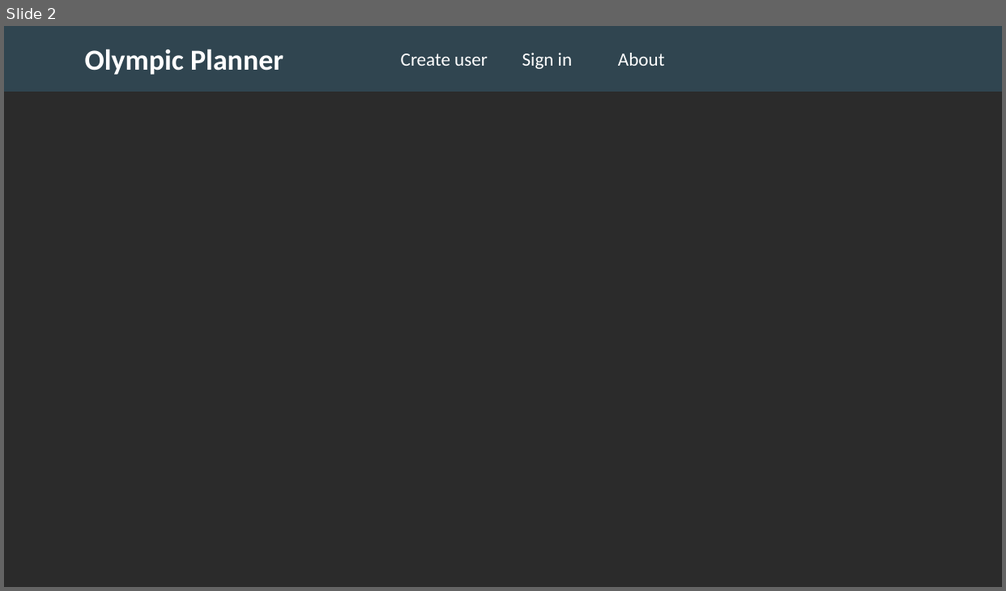
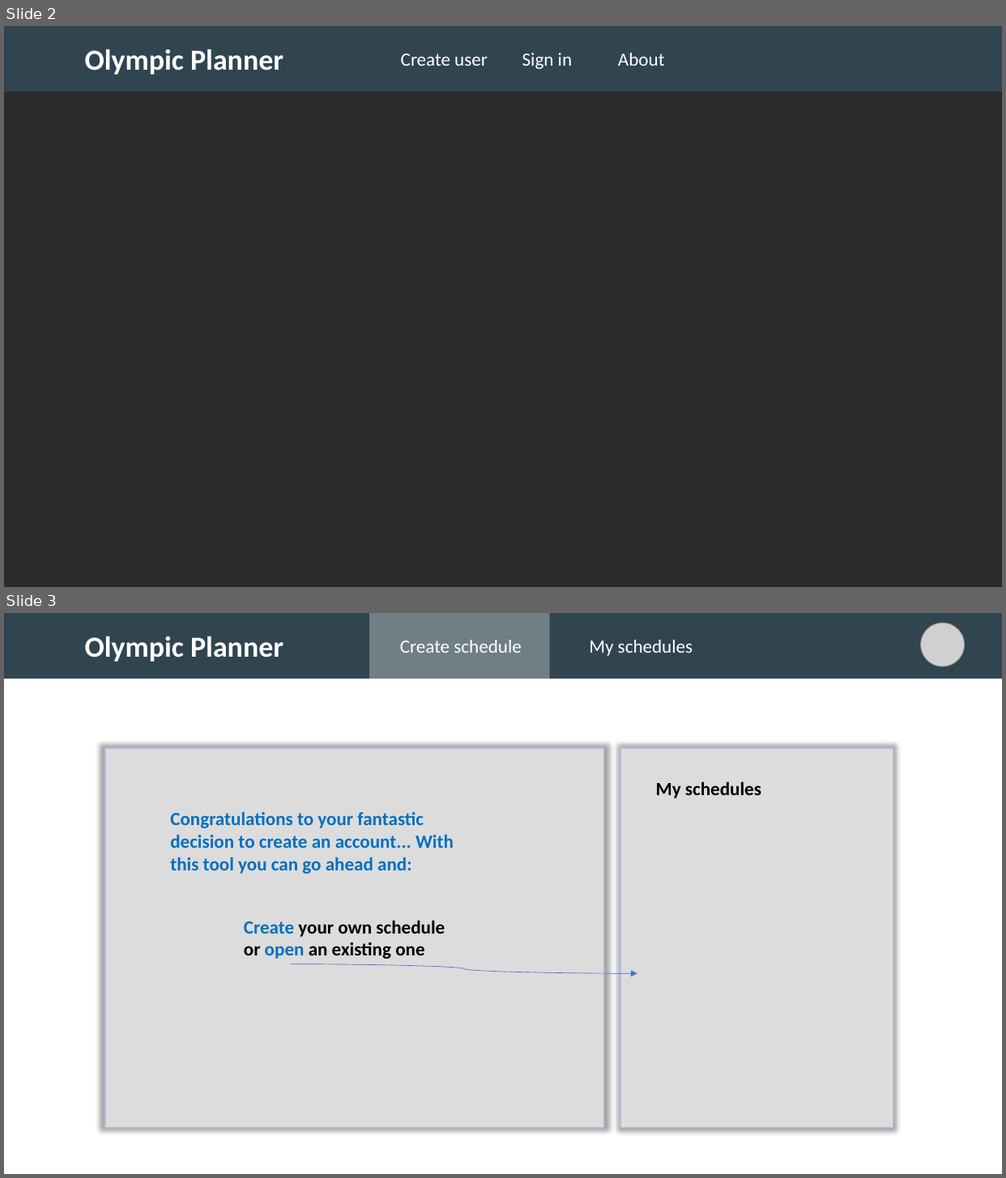
Before and after one commit to Ekajsa/OlympicPlanner, a slide deck: documentation/Mock-up.pptx. Shown one above the other, each under a label of ours: slide 2 before the commit, slides 2 and 3 after it. The pictures are 1006x591 and 1006x1178 pixels, drawn with LibreOffice and Linux fonts; fonts in the diff are those of the drawing; grey boxes stand for pictures; background and template pictures are left out; a plain dark background stands for a picture behind light text. Boxes give left, top, right and bottom in pixels: in the first picture for what was removed or moved away, otherwise in the second. Text is boxed around its words. In the diff, an @@ line names an element or a change of style, - is before the commit and + after.

```diff
--- a/documentation/Mock-up.pptx
+++ b/documentation/Mock-up.pptx
@@ slide 3 added at (4,613,1002,1174), background picture (left out) @@
@@ rectangle added at (4,613,1002,679), fill #304550, 28 pt, text #FFFFFF, bold @@
+Olympic Planner
@@ rectangle added at (369,613,550,679), fill #FFFFFF at 31% opacity @@
@@ picture added at (921,623,965,666) @@
@@ text added at (400,640,521,653), 18 pt, text #FFFFFF @@
+Create schedule
@@ text added at (589,640,692,656), 18 pt, text #FFFFFF @@
+My schedules
@@ rectangle added at (105,748,603,1128), fill #E7E6E6 at 85% opacity, outline #ABC0E4 1 pt @@
@@ rectangle added at (621,748,893,1128), fill #E7E6E6 at 85% opacity, outline #ABC0E4 1 pt @@
@@ text added at (656,781,761,798), 18 pt, text #000000, bold @@
+My schedules
@@ text added at (170,811,454,874), 18 pt, text #0070C0, bold @@
+Congratulations to your fantastic decision to create an account... With this tool you can go ahead and:
@@ text added at (244,920,445,959), 18 pt, text #000000, bold @@
+Create your own schedule or open an existing one
@@ curved arrow added from (291, 964) to (637, 973), #4472C4 0.5 pt @@
```
Also in this commit, not shown: 6 slides changed, 1 other slide added.
